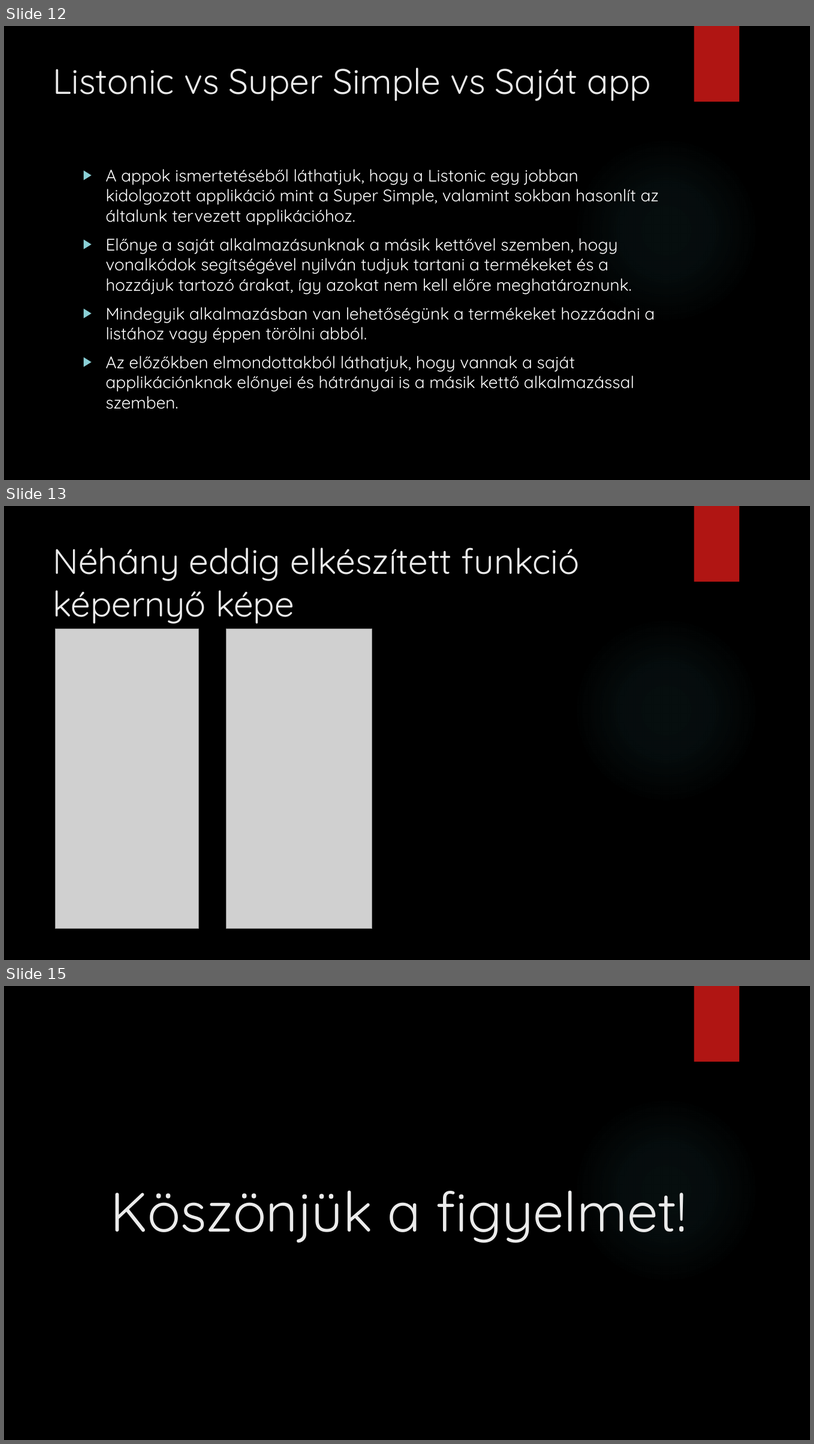
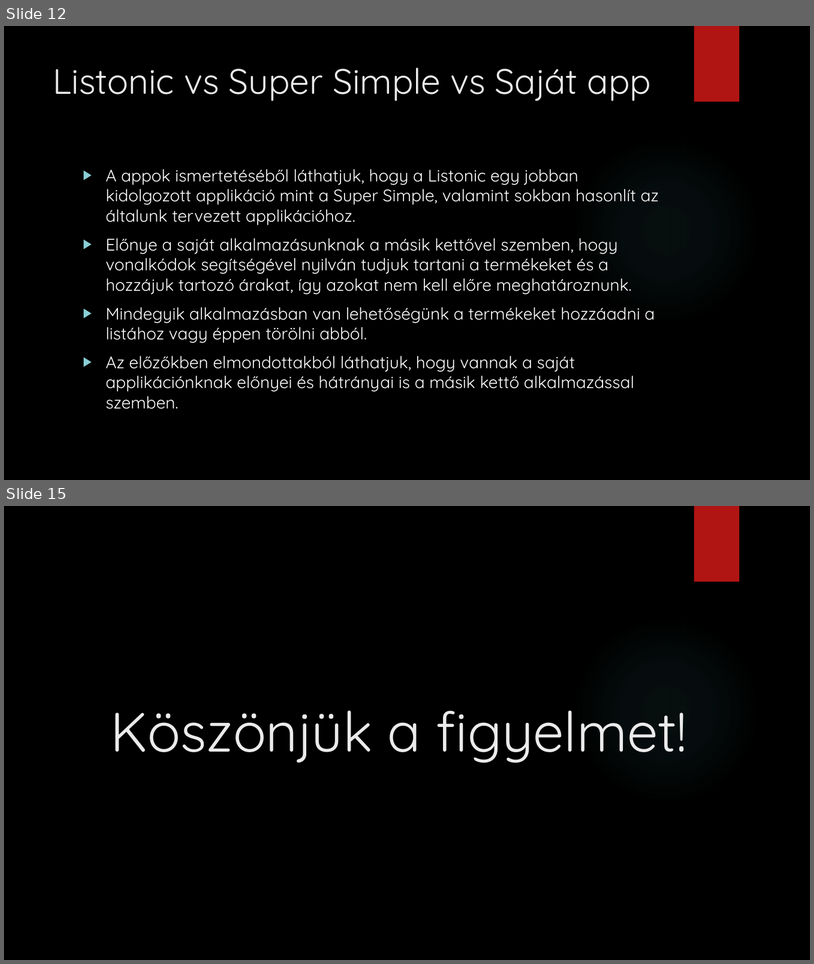
Before and after one commit to horeczky95/Projektlabor, a slide deck: Bolti költés.pptx. Shown one above the other, each under a label of ours: slides 12, 13 and 15 before the commit, slides 12 and 15 after it; the slides between them are not shown. The pictures are 814x1444 and 814x964 pixels, drawn with LibreOffice and Linux fonts; fonts in the diff are those of the drawing; grey boxes stand for pictures; background and template pictures are left out. Boxes give left, top, right and bottom in pixels: in the first picture for what was removed or moved away, otherwise in the second. Text is boxed around its words. In the diff, an @@ line names an element or a change of style, - is before the commit and + after.

```diff
--- a/Bolti költés.pptx
+++ b/Bolti költés.pptx
@@ slide 13 removed at [4, 506, 810, 960], background picture (left out); not listed: 2 template elements that a slide beside it also shows @@
@@ title removed at [53, 547, 579, 624] @@
-Néhány eddig elkészített funkció képernyő képe
@@ picture removed at [56, 629, 198, 929] @@
@@ picture removed at [227, 629, 372, 929] @@
```
Also in this commit, not shown: 3 slides changed, 1 slide added.
